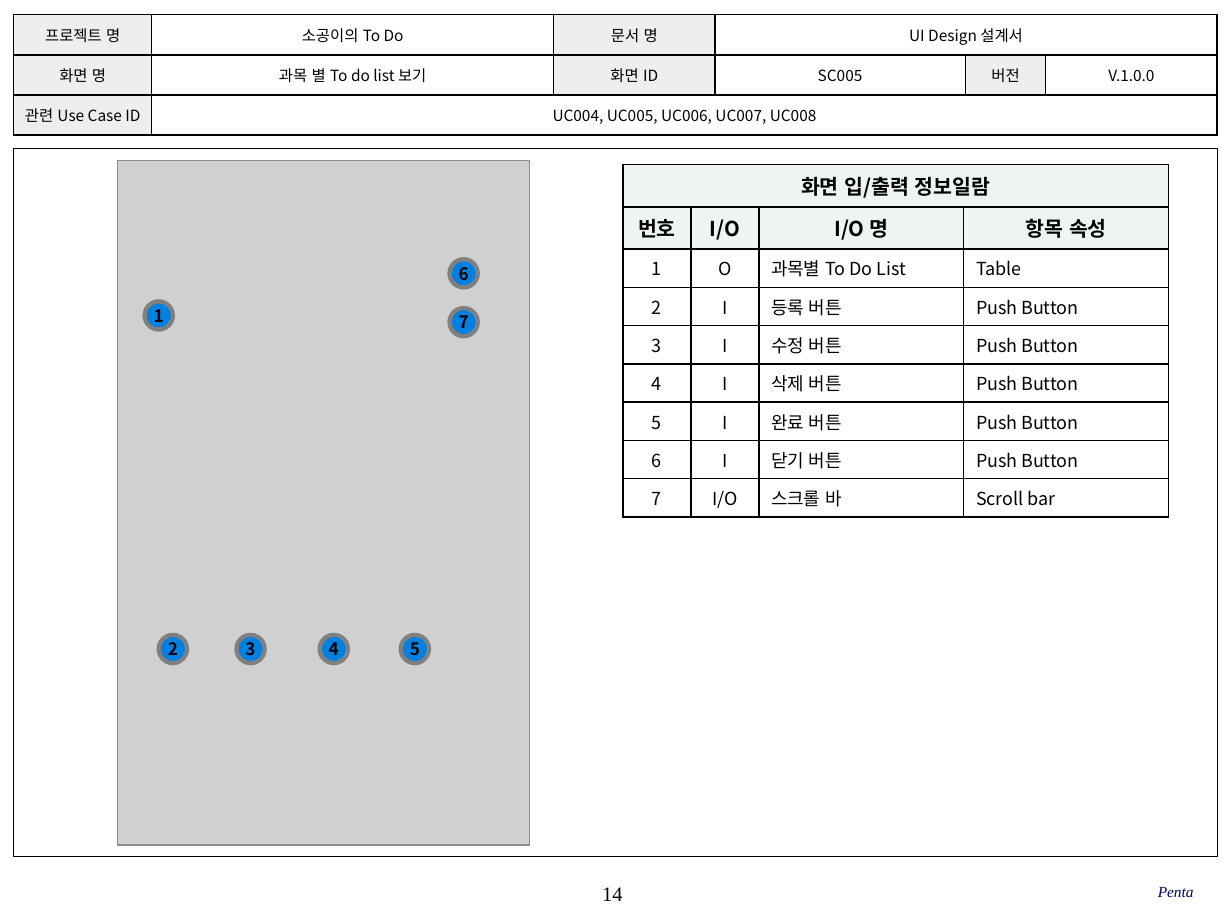
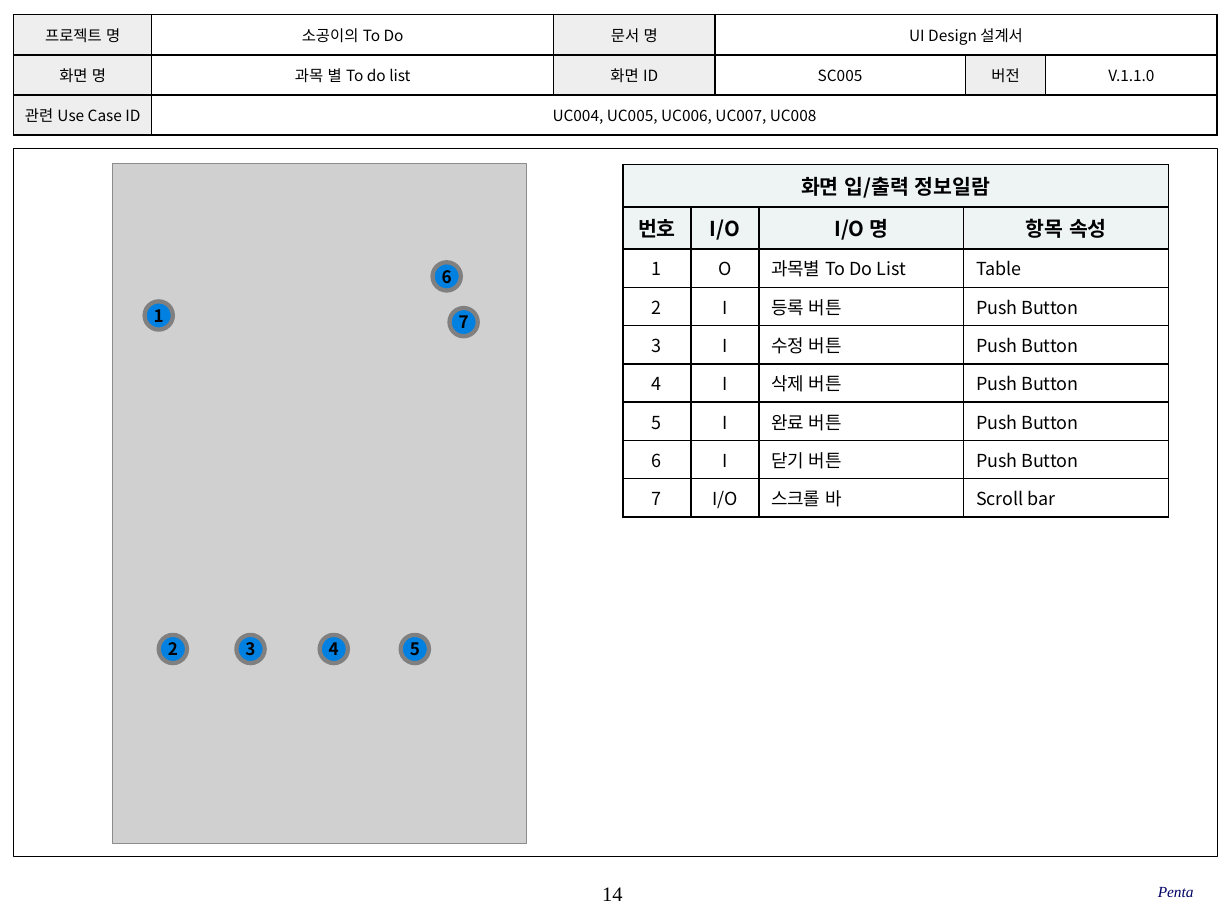
Before and after one commit to SE-admin/SE2017_5_mixharmony, a slide deck: slide 14 of doc/3_ 설계서/UI Design_05_penta.pptx. Drawn at 1232x924 pixels with LibreOffice and Linux fonts; fonts in the diff are those of the drawing; grey boxes stand for pictures; background and template pictures are left out. Boxes give left, top, right and bottom in pixels: in the first picture for what was removed or moved away, otherwise in the second. Text is boxed around its words. In the diff, an @@ line names an element or a change of style, - is before the commit and + after.

```diff
--- a/doc/3_ 설계서/UI Design_05_penta.pptx
+++ b/doc/3_ 설계서/UI Design_05_penta.pptx
@@ table at (x1=14, y1=15, x2=1216, y2=136) @@
-row 2, column 2: 과목 별 To do list 보기
+row 2, column 2: 과목 별 To do list
-row 2, column 6: V.1.0.0
+row 2, column 6: V.1.1.0
@@ picture resized from (x1=117, y1=160, x2=530, y2=845) to (x1=113, y1=163, x2=527, y2=843) @@
@@ ellipse "6" moved from (x1=450, y1=259, x2=478, y2=287) to (x1=432, y1=262, x2=461, y2=291) @@
```
Also in this commit, not shown: 32 other slides changed, 4 slides added.
